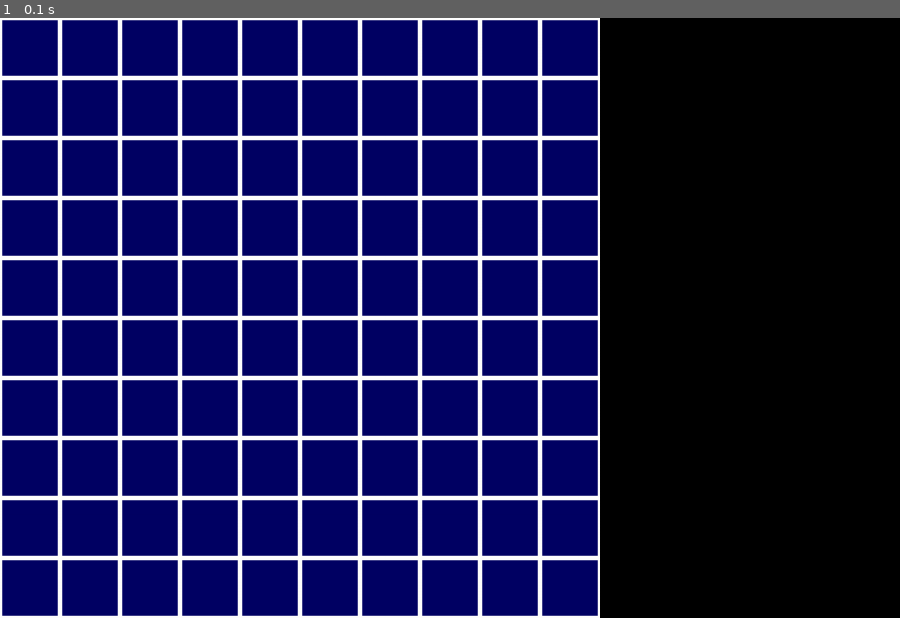
Above: before the commit, frame 1.
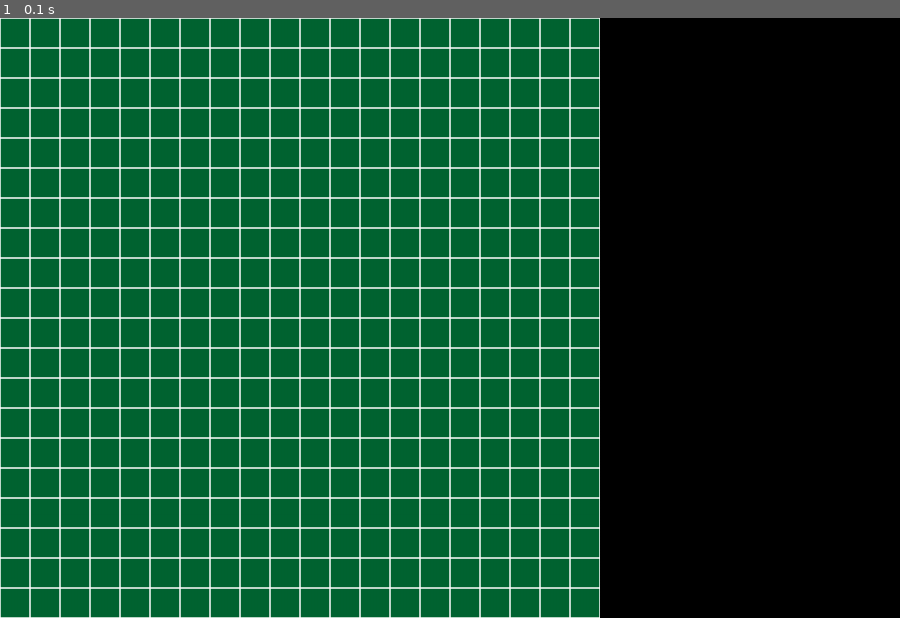
Above: after the commit, the same moment.

Repository: LeoBasov/live-sim
Game: pygame game, started from app/gui_with_map/main.py
Same seed, same stepped clock (60 frames per second), same inputs: the game is played once before the commit and once after it.
Inputs:
- Up to frame 1 (0.1 s): no input

The runs differ from the first frame. In frame 1, 66% of the frame differs, in the area x 0-67%, y 0-100%.

Commit message:
Added scroller.

Diff:
--- /dev/null
+++ b/app/gui_with_map/graphics.py
@@ -0,0 +1,33 @@
+import pygame, sys
+from pygame.locals import *
+
+class Scroller:
+	def __init__(self):
+		self.active = False
+		self.pos_old = [0.0, 0.0]
+		self.pos_new = [0.0, 0.0]
+
+	def handle_events(self, events):
+		for event in events:
+			if event.type == MOUSEBUTTONDOWN and event.button == 1:
+				self.active = True
+				self.pos_old = pygame.mouse.get_pos()
+			if event.type == MOUSEBUTTONUP:
+				if event.button == 1:
+					self.active = False
+
+	def scroll(self, world):
+		scrolled_dist = [0.0, 0.0]
+
+		if self.active:
+			self.pos_new = pygame.mouse.get_pos()
+
+			scrolled_dist[0] = self.pos_new[0] - self.pos_old[0]
+			scrolled_dist[1] = self.pos_new[1] - self.pos_old[1]
+
+			self.pos_old = self.pos_new
+
+			self._move_world(world)
+
+	def _move_world(self, world):
+		pass
--- a/app/gui_with_map/main.py
+++ b/app/gui_with_map/main.py
@@ -7,6 +7,7 @@
 sys.path.append('../../.')
 
 from live_sim.map import Map
+import graphics
 
 #initiize pygame constants
 FPS = 30
@@ -16,7 +17,7 @@
 
 def main():
 	#Set up sim
-	game_map = Map()
+	game_map = Map((20, 20))
 
 	#initiize pygame instant
 	pygame.mixer.pre_init(44100, -16, 2, 2048)
@@ -27,9 +28,13 @@
 
 	#Set up stuff
 	scaling_factor = get_scaling_factor(game_map)
+	scroller = graphics.Scroller()
 
 	while True: # the main game loop
-		for event in pygame.event.get():
+		events = pygame.event.get()
+		scroller.handle_events(events)
+
+		for event in events:
 			if event.type == QUIT:
 				pygame.quit()
 				sys.exit()
@@ -51,8 +56,8 @@
 			rect_height = game_map.tile_size*scaling_factor
 			rect = pygame.Rect(rect_left, rect_top, rect_width, rect_height)
 
-			display_surf.fill((0, 0, 100), rect)
-			pygame.draw.rect(display_surf, (255, 255, 255), rect, 3)
+			display_surf.fill((0, 100, 50), rect)
+			pygame.draw.rect(display_surf, (255, 255, 255), rect, 1)
 
 def get_scaling_factor(game_map):
 	if len(game_map.tiles) > len(game_map.tiles[0]):
